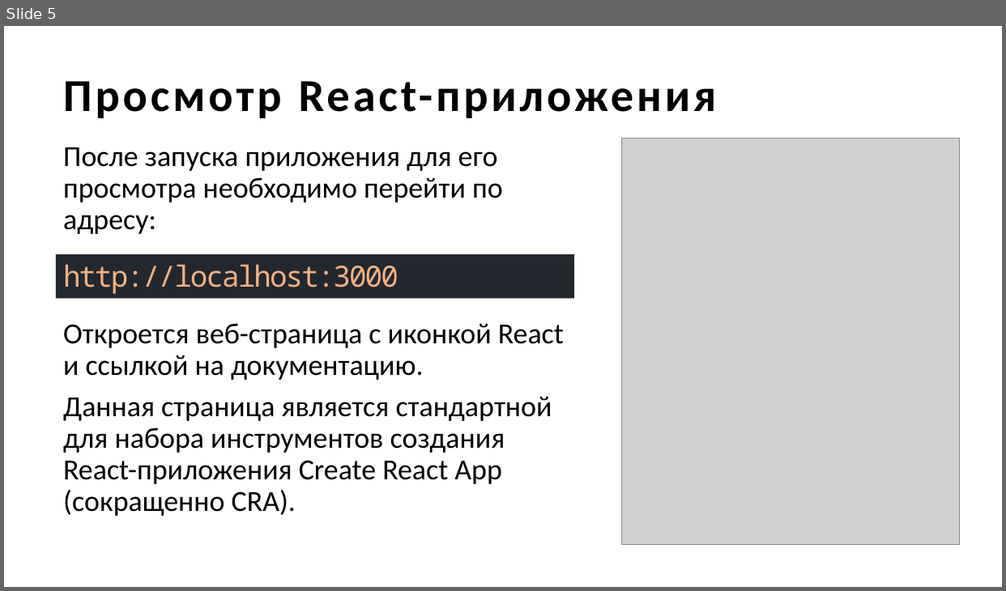
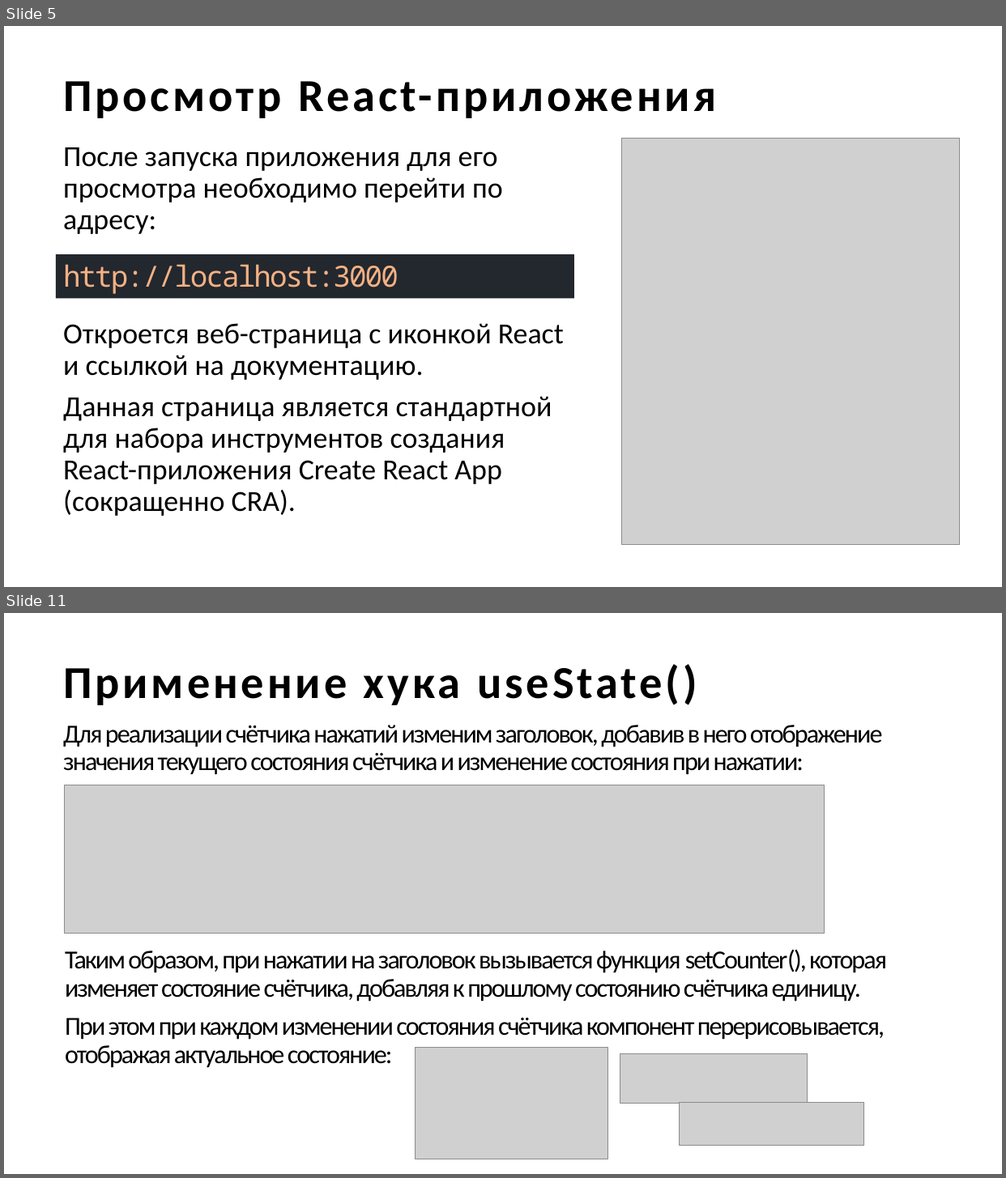
Before and after one commit to descenty/IPPO-3-sem, a slide deck: Введение в React.pptx. Shown one above the other, each under a label of ours: slide 5 before the commit, slides 5 and 11 after it; the slides between them are not shown. The pictures are 1006x591 and 1006x1178 pixels, drawn with LibreOffice and Linux fonts; fonts in the diff are those of the drawing; grey boxes stand for pictures. Boxes give left, top, right and bottom in pixels: in the first picture for what was removed or moved away, otherwise in the second. Text is boxed around its words. In the diff, an @@ line names an element or a change of style, - is before the commit and + after.

```diff
--- a/Введение в React.pptx
+++ b/Введение в React.pptx
@@ slide 11 added at (4,613,1002,1174), background #FFFFFF @@
@@ title added at (63,664,697,705), 44 pt, text #000000, bold @@
+Применение хука useState()
@@ text added at (63,725,883,775), 25 pt, text #000000 @@
+Для реализации счётчика нажатий изменим заголовок, добавив в него отображение значения текущего состояния счётчика и изменение состояния при нажатии:
@@ picture added at (65,786,825,933) @@
@@ text added at (65,949,887,1068), 25 pt, text #000000 @@
+Таким образом, при нажатии на заголовок вызывается функция setCounter(), которая изменяет состояние счётчика, добавляя к прошлому состоянию счётчика единицу.
+При этом при каждом изменении состояния счётчика компонент перерисовывается, отображая актуальное состояние:
@@ picture added at (415,1048,608,1161) @@
@@ picture added at (620,1054,808,1103) @@
@@ picture added at (680,1102,865,1145) @@
```
Also in this commit, not shown: 1 slide changed, 5 other slides added, 1 slide removed, 32 other files.
